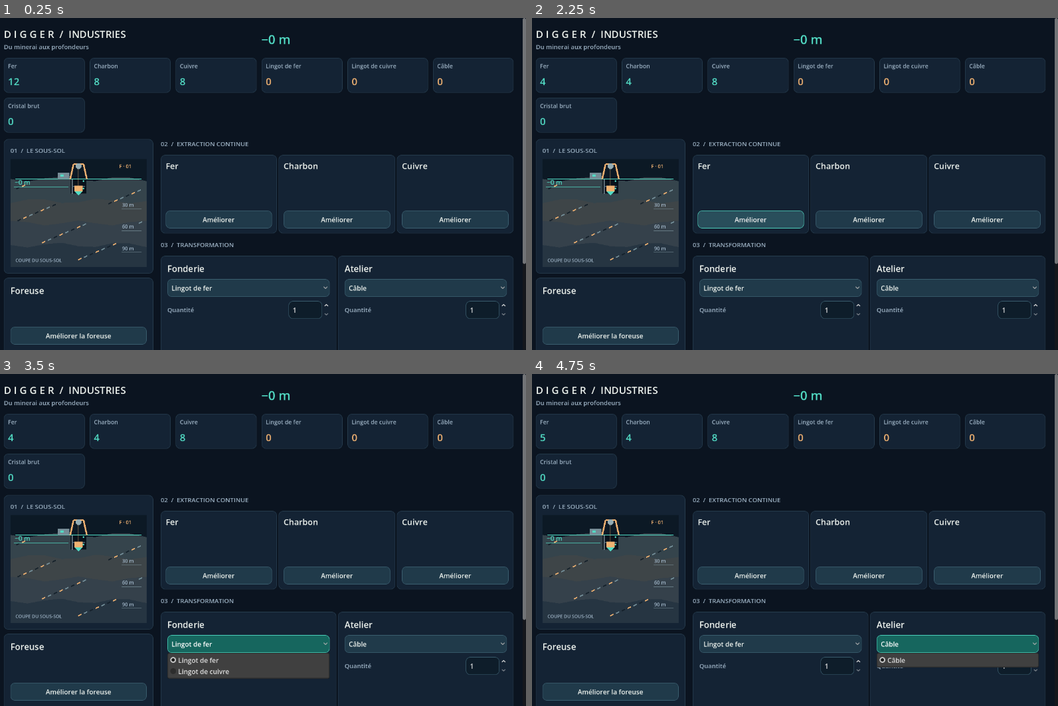
Above: before the commit, frames 1-4 (two rows, left to right).
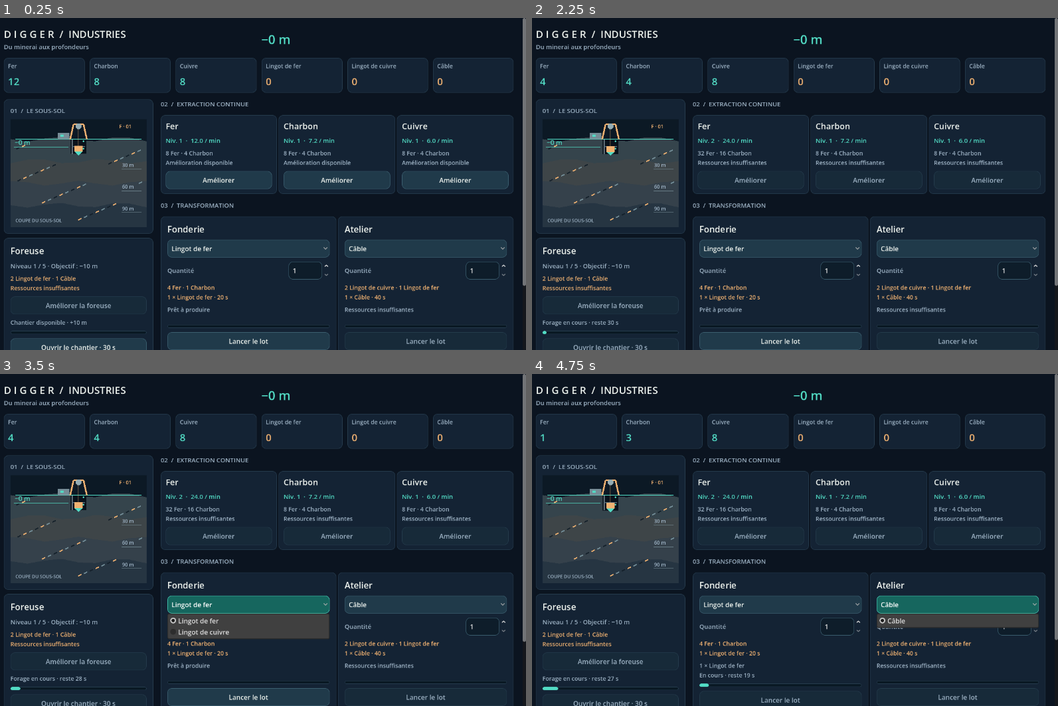
Above: after the commit, the same moments.

Repository: devjonathan1999-del/Project-Digger
Game: Godot game, scene res://scenes/main.tscn
Two runs of this game, one before a commit and one after it. Both use one fixed random seed, a clock stepped at 60 frames per second and the inputs below.
Inputs (mouse positions are in pixels of both pictures, inside the frame that each line leads up to):
- Up to frame 1 (0.25 s): no input
- Up to frame 2 (2.25 s): click (610, 336) at 0.5 s, where only the run before the commit has a clickable "Améliorer la foreuse"; click (610, 346) at 1.25 s, where only the run after the commit has a clickable "Ouvrir le chantier · 30 s"; click "Améliorer" at 2 s
- Up to frame 3 (3.5 s): click "Lingot de fer" at 2.75 s
- Up to frame 4 (4.75 s): click (779, 696) at 3.5 s, where only the run after the commit has a clickable "Lancer le lot"; click "Câble" at 4.25 s

The runs differ from the first frame. In frame 1, 15% of the frame differs, in the area x 0-100%, y 24-100%; in frame 2, 15%; in frame 3, 20%; in frame 4, 18%.
Error before the commit: Invalid access to property or key 'crystal' on a base object of type 'Dictionary'. (res://src/industry/ui/industry_screen.gd:169)

Commit message:
fix: preserve v0.2 resource schema until save migration

Diff:
--- a/src/industry/industry_catalog.gd
+++ b/src/industry/industry_catalog.gd
@@ -8,7 +8,6 @@
     "iron_ingot": {"label": "Lingot de fer", "raw": false},
     "copper_ingot": {"label": "Lingot de cuivre", "raw": false},
     "cable": {"label": "Câble", "raw": false},
-    "crystal": {"label": "Cristal brut", "raw": true},
 }
 
 const MINES: Dictionary = {
